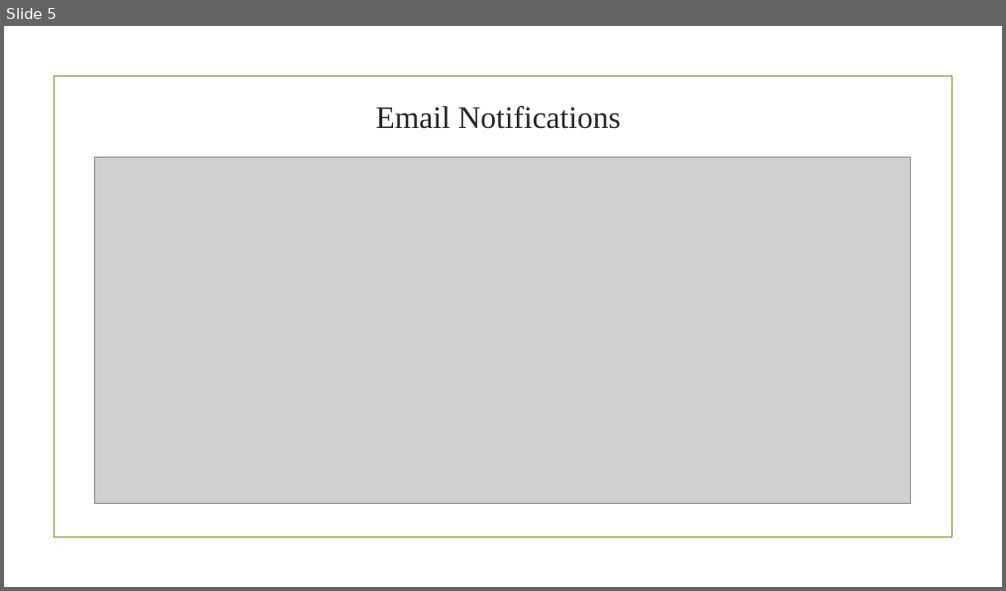
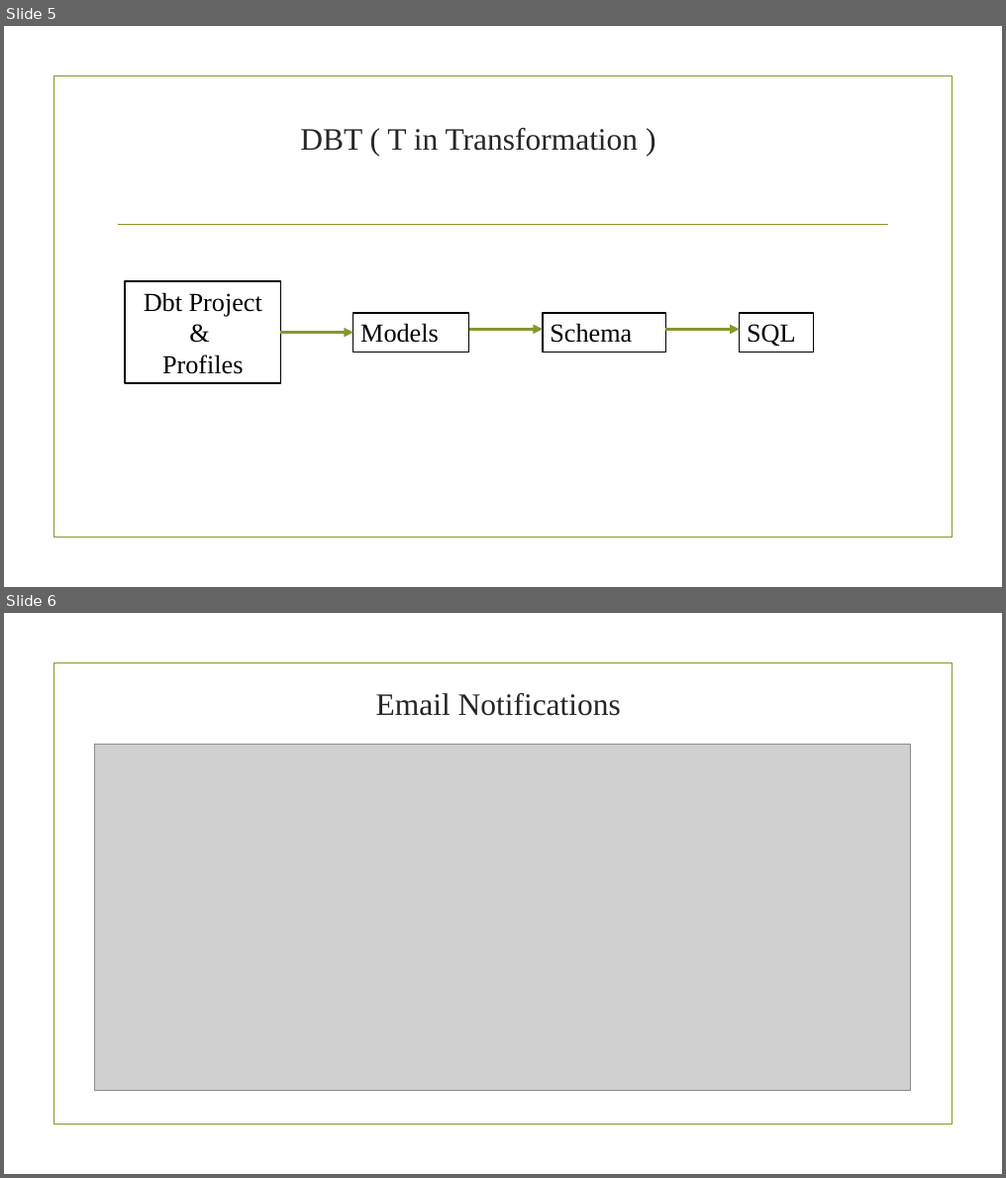
Before and after one commit to MuhammadMuhidin/DataCraft-ELT-Kimball-Modeling-with-Visual-Metabase, a slide deck: DataCraft ELT Kimball Modeling with Visual Metabase.pptx. Shown one above the other, each under a label of ours: slide 5 before the commit, slides 5 and 6 after it. The pictures are 1006x591 and 1006x1178 pixels, drawn with LibreOffice and Linux fonts; fonts in the diff are those of the drawing; grey boxes stand for pictures; background and template pictures are left out. Boxes give left, top, right and bottom in pixels: in the first picture for what was removed or moved away, otherwise in the second. Text is boxed around its words. In the diff, an @@ line names an element or a change of style, - is before the commit and + after.

```diff
--- a/DataCraft ELT Kimball Modeling with Visual Metabase.pptx
+++ b/DataCraft ELT Kimball Modeling with Visual Metabase.pptx
@@ slide 5 added at (4,26,1002,587), background picture (left out); not listed: 1 template element that a slide beside it also shows @@
@@ title added at (300,128,639,151), 30 pt, text #262626 @@
+DBT ( T in Transformation )
@@ line added from (119, 224) to (888, 224), #83992A 1.25 pt @@
@@ rectangle added at (125,281,281,383), fill #FFFFFF, outline #000000 1.25 pt, 25 pt, text #000000 @@
+Dbt Project &
+Profiles
@@ rectangle added at (353,313,469,353), fill #FFFFFF, outline #000000 1.25 pt, 25 pt, text #000000 @@
+Models
@@ rectangle added at (543,313,666,353), fill #FFFFFF, outline #000000 1.25 pt, 25 pt, text #000000 @@
+Schema
@@ rectangle added at (740,313,813,353), fill #FFFFFF, outline #000000 1.25 pt, 25 pt, text #000000 @@
+SQL
@@ arrow added from (280, 333) to (353, 333), #83992A 3 pt @@
@@ arrow added from (469, 329) to (543, 329), #83992A 3 pt @@
@@ arrow added from (665, 329) to (740, 329), #83992A 3 pt @@
@@ what was slide 5 is now slide 6 @@
```
Also in this commit, not shown: 1 slide changed, 1 other file.
